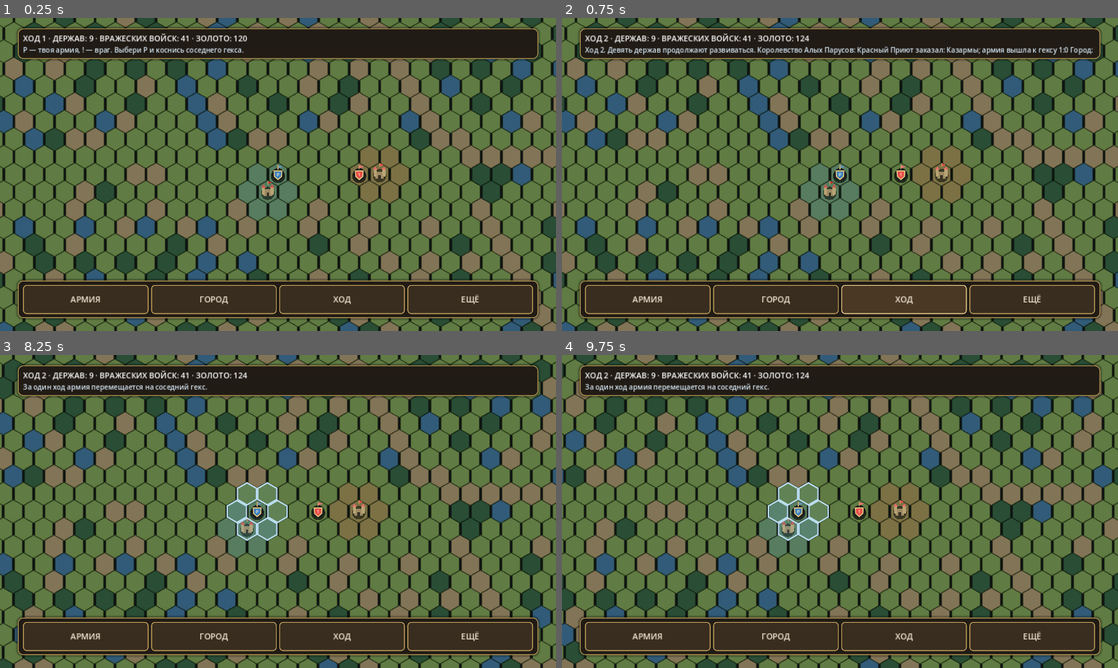
Above: before the commit, frames 1-4 (two rows, left to right).
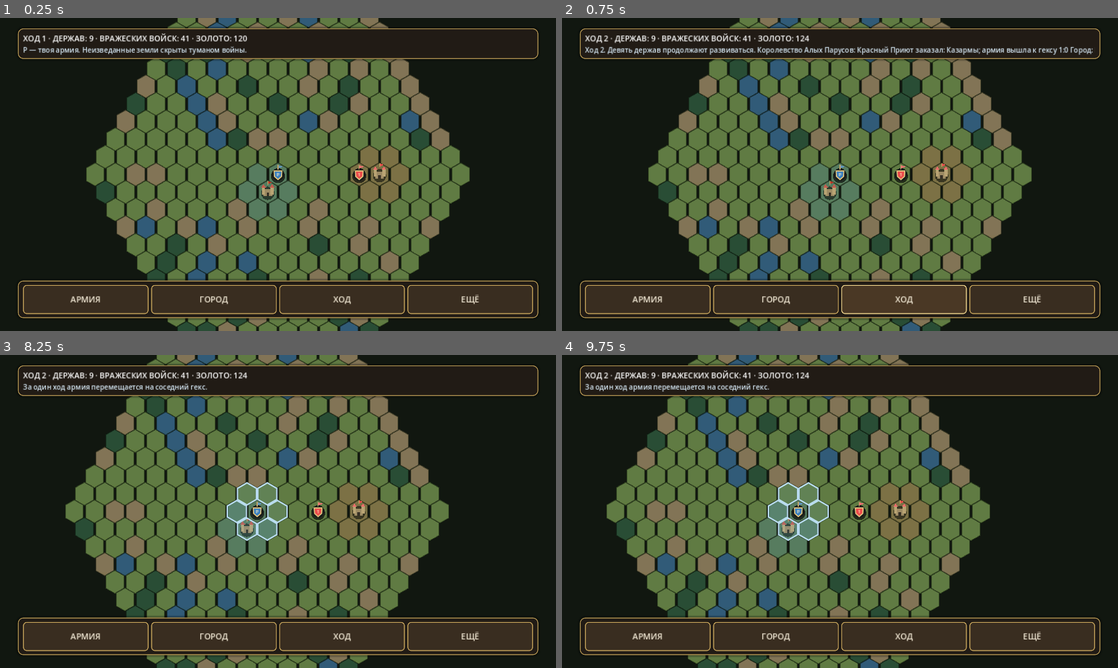
Above: after the commit, the same moments.

Repository: ilonadanelan1-code/-Project-Ember
Game: Godot game, scene res://scenes/strategy_map.tscn
Same seed, same stepped clock (60 frames per second), same inputs: the game is played once before the commit and once after it.
Inputs (mouse positions are in pixels of both pictures, inside the frame that each line leads up to):
- Up to frame 1 (0.25 s): no input
- Up to frame 2 (0.75 s): click "ХОД" at 0.5 s
- Up to frame 3 (8.25 s): click "АРМИЯ" at 1.25 s; click "ГОРОД" at 2 s; click "ЕЩЁ" at 2.75 s; click "НОВАЯ КАМПАНИЯ" at 3.5 s; click "НОВАЯ КАМПАНИЯ" at 4.25 s; click "НАСТРОЙКИ" at 5 s; click "КОРОЛЕВСТВА" at 5.75 s; click "ЗАКРЫТЬ" at 6.5 s; click "ЗАКРЫТЬ" at 7.25 s; tap Enter at 8 s; move the mouse to (400, 495) at 8.02 s; hold Right from 8.03 s (still down); hold Shift from 8.03 s (still down); click (400, 495) at 8.17 s
- Up to frame 4 (9.75 s): release Right at 8.75 s; release Shift at 8.75 s; tap Space at 8.75 s; drag from (728, 527) to (812, 574) at 8.77 s; tap Enter at 9.5 s; move the mouse to (895, 442) at 9.52 s; hold Right from 9.53 s (still down); tap Q at 9.6 s

The runs differ from the first frame. In frame 1, 33% of the frame differs, in the area x 0-100%, y 0-100%; in frame 2, 33%; in frame 3, 33%; in frame 4, 33%.

Commit message:
Add persistent fog of war and chunked map streaming

Diff:
--- a/project_ember/scripts/campaign_state.gd
+++ b/project_ember/scripts/campaign_state.gd
@@ -74,6 +74,12 @@
 var kingdoms: Array[Dictionary] = []
 var last_kingdom_events: Array[String] = []
 var battle_kingdom_id: int = -1
+var explored_cells: Dictionary = {}
+var visible_cells: Dictionary = {}
+
+const ARMY_VISION_RADIUS := 9
+const CITY_VISION_RADIUS := 4
+const SETTLER_VISION_RADIUS := 3
 
 # First playable city: the capital exists from the start. Settler-based expansion
 # is deliberately deferred until the basic city -> army -> battle loop is stable.
@@ -163,6 +169,9 @@
 	battle_in_progress = false
 	last_battle_result.clear()
 	last_battle_report_pending = false
+	explored_cells.clear()
+	visible_cells.clear()
+	refresh_fog_of_war()
 	if persist:
 		save_campaign()
 	else:
@@ -660,6 +669,71 @@
 		world_seed
 	)
 	_sync_primary_kingdom()
+	refresh_fog_of_war()
+
+
+func refresh_fog_of_war() -> void:
+	visible_cells.clear()
+	if not campaign_started:
+		return
+	if not player_units.is_empty():
+		_reveal_fog_area(player_cell, ARMY_VISION_RADIUS)
+	else:
+		_reveal_fog_area(city_cell, CITY_VISION_RADIUS)
+	for city_record in cities:
+		var cell := WorldGeneratorScript.array_to_cell(city_record.get("cell", []))
+		_reveal_fog_area(cell, CITY_VISION_RADIUS)
+	if settler_active:
+		_reveal_fog_area(settler_cell, SETTLER_VISION_RADIUS)
+
+
+func _reveal_fog_area(origin: Vector2i, radius: int) -> void:
+	for q in range(-radius, radius + 1):
+		for r in range(-radius, radius + 1):
+			var offset := Vector2i(q, r)
+			if WorldGeneratorScript.hex_distance(Vector2i.ZERO, offset) > radius:
+				continue
+			var cell := origin + offset
+			if not WorldGeneratorScript.is_inside_world(cell):
+				continue
+			var encoded := WorldGeneratorScript.encode_cell(cell)
+			if encoded < 0:
+				continue
+			visible_cells[encoded] = true
+			explored_cells[encoded] = true
+
+
+func is_cell_visible(cell: Vector2i) -> bool:
+	var encoded := WorldGeneratorScript.encode_cell(cell)
+	return encoded >= 0 and visible_cells.has(encoded)
+
+
+func is_cell_explored(cell: Vector2i) -> bool:
+	var encoded := WorldGeneratorScript.encode_cell(cell)
+	return encoded >= 0 and explored_cells.has(encoded)
+
+
+func get_explored_cell_count() -> int:
+	return explored_cells.size()
+
+
+func _serialize_explored_cells() -> Array[int]:
+	var result: Array[int] = []
+	for value in explored_cells.keys():
+		result.append(int(value))
+	result.sort()
+	return result
+
+
+func _load_explored_cells(value: Variant) -> void:
+	explored_cells.clear()
+	visible_cells.clear()
+	if value is Array:
+		for raw_value in value:
+			var encoded := int(raw_value)
+			var cell := WorldGeneratorScript.decode_cell(encoded)
+			if cell != Vector2i(9999, 9999):
+				explored_cells[encoded] = true
 
 
 func get_world_terrain(cell: Vector2i) -> String:
@@ -787,9 +861,11 @@
 	if battle_in_progress or _prevent_save_overwrite:
 		return false
 	_save_active_city()
+	refresh_fog_of_war()
 	var save_data := {
 		"version": SAVE_VERSION,
 		"world_seed": world_seed,
+		"explored_cells": _serialize_explored_cells(),
 		"kingdoms": kingdoms,
 		"campaign_lost": campaign_lost,
 		"turn_number": turn_number,
@@ -1009,6 +1085,10 @@
 	# the new world and the eight additional realms are generated around them.
 	if kingdoms.size() == KINGDOM_COUNT:
 		_sync_primary_kingdom()
+	_load_explored_cells(data.get("explored_cells", []))
+	# Old campaigns have no exploration array; reveal the area around current
+	# player sources while keeping all prior save fields and campaign data intact.
+	refresh_fog_of_war()
 	battle_in_progress = false
 	return true
 
--- a/project_ember/scripts/hex_map_batch_renderer.gd
+++ b/project_ember/scripts/hex_map_batch_renderer.gd
@@ -13,6 +13,8 @@
 var _quad: QuadMesh
 var _last_instance_count: int = 0
 var _last_zoom: float = -1.0
+var _last_lod_chunk_size: int = 1
+var _last_source_cell_count: int = 0
 
 
 func _ready() -> void:
@@ -33,6 +35,78 @@
 	_instance.texture = _make_hex_texture()
 	_instance.texture_filter = CanvasItem.TEXTURE_FILTER_LINEAR
 	add_child(_instance)
+
+
+func _draw() -> void:
+	# The empty world is the unexplored fog layer. Discovered tiles are drawn
+	# above this solid backdrop, so no hidden terrain data is exposed.
+	draw_rect(Rect2(Vector2.ZERO, get_viewport_rect().size), Color("#111710"), true)
+
+
+func set_map_tiles(
+		cells: Array[Vector2i],
+		centers: PackedVector2Array,
+		colors: PackedColorArray,
+		tile_size: Vector2,
+		zoom: float
+) -> void:
+	var source_count := mini(cells.size(), mini(centers.size(), colors.size()))
+	_last_source_cell_count = source_count
+	var chunk_size := 1
+	if zoom <= 0.22:
+		chunk_size = 6
+	if chunk_size == 1:
+		var direct_centers := PackedVector2Array()
+		var direct_colors := PackedColorArray()
+		direct_centers.resize(source_count)
+		direct_colors.resize(source_count)
+		for index in range(source_count):
+			direct_centers[index] = centers[index]
+			direct_colors[index] = colors[index]
+		_last_lod_chunk_size = 1
+		set_tiles(direct_centers, direct_colors, tile_size, zoom)
+		return
+
+	var buckets: Dictionary = {}
+	for index in range(source_count):
+		var cell := cells[index]
+		var bucket_key := Vector2i(
+			floori(float(cell.x) / float(chunk_size)),
+			floori(float(cell.y) / float(chunk_size))
+		)
+		if not buckets.has(bucket_key):
+			buckets[bucket_key] = {
+				"position": Vector2.ZERO,
+				"color": Color(0.0, 0.0, 0.0, 0.0),
+				"count": 0,
+			}
+		var bucket: Dictionary = buckets[bucket_key]
+		var bucket_position: Vector2 = bucket["position"]
+		var bucket_color: Color = bucket["color"]
+		bucket["position"] = bucket_position + centers[index]
+		bucket["color"] = bucket_color + colors[index]
+		bucket["count"] = int(bucket["count"]) + 1
+		buckets[bucket_key] = bucket
+
+	var lod_centers := PackedVector2Array()
+	var lod_colors := PackedColorArray()
+	for bucket_value in buckets.values():
+		var bucket: Dictionary = bucket_value
+		var count := int(bucket["count"])
+		if count <= 0:
+			continue
+		var average_color: Color = bucket["color"]
+		average_color /= float(count)
+		# A soft alpha at the boundary keeps partially explored chunks visually
+		# subordinate to fully explored terrain without revealing hidden details.
+		var coverage := clampf(float(count) / float(chunk_size * chunk_size), 0.0, 1.0)
+		average_color.a *= 0.28 + coverage * 0.72
+		var average_position: Vector2 = bucket["position"]
+		lod_centers.append(average_position / float(count))
+		lod_colors.append(average_color)
+
+	_last_lod_chunk_size = chunk_size
+	set_tiles(lod_centers, lod_colors, tile_size * float(chunk_size), zoom)
 
 
 func set_tiles(centers: PackedVector2Array, colors: PackedColorArray, tile_size: Vector2, zoom: float) -> void:
@@ -62,6 +136,14 @@
 
 func get_batched_draw_count() -> int:
 	return 1 if _last_instance_count > 0 else 0
+
+
+func get_lod_chunk_size() -> int:
+	return _last_lod_chunk_size
+
+
+func get_source_cell_count() -> int:
+	return _last_source_cell_count
 
 
 func get_texture() -> Texture2D:
--- a/project_ember/scripts/perf_overlay.gd
+++ b/project_ember/scripts/perf_overlay.gd
@@ -53,9 +53,11 @@
 	var map_stats := "Карта: —"
 	for map_renderer in get_tree().get_nodes_in_group("map_batch_renderer"):
 		if is_instance_valid(map_renderer) and map_renderer.has_method("get_tile_instance_count"):
-			map_stats = "Гексы на экране: %d · Батчей рельефа: %d" % [
+			map_stats = "Разведано: %d · В окне: %d · Батч: %d · LOD: x%d" % [
+				CampaignState.get_explored_cell_count(),
+				int(map_renderer.call("get_source_cell_count")),
 				int(map_renderer.call("get_tile_instance_count")),
-				int(map_renderer.call("get_batched_draw_count")),
+				int(map_renderer.call("get_lod_chunk_size")),
 			]
 			break
 	_label.text = "FPS: %d · CPU: %.1f ms · Draw calls: %d\\nОбъекты: %d · Примитивы: %d\\nУзлы: %d · RAM: %s · GPU: %s\\n%s" % [
--- a/project_ember/scripts/strategy_map.gd
+++ b/project_ember/scripts/strategy_map.gd
@@ -12,8 +12,7 @@
 const WorldGeneratorScript = preload("res://scripts/world_generator.gd")
 const HexMapBatchRendererScript = preload("res://scripts/hex_map_batch_renderer.gd")
 
-## First playable strategic-map slice: a compact axial-hex map, one player army,
-## one neutral enemy army, turn-based movement and transition to tactical combat.
+## Explored-world strategic map: fog of war, viewport streaming and AI kingdom markers.
 
 const MAP_RADIUS := WorldGeneratorScript.WORLD_RADIUS
 const HEX_SIZE := 30.0
@@ -61,7 +60,7 @@
 var _hero_skill_buttons: Dictionary = {}
 var _city_building_buttons: Dictionary = {}
 var _city_recruit_buttons: Dictionary = {}
-var _message_text: String = "P — твоя армия, ! — враг. Выбери P и коснись соседнего гекса."
+var _message_text: String = "P — твоя армия. Неизведанные земли скрыты туманом войны."
 var _safe_area: SafeAreaContainer
 var _gesture_router: TouchGestureRouter
 var _toast_manager: ToastManager
@@ -106,16 +105,18 @@
 			tint = tint.lerp(PLAYER_TEAM_COLOR, 0.22)
 		elif owner_id >= 0:
 			tint = tint.lerp(_kingdom_color(owner_id), 0.20)
+		if not CampaignState.is_cell_visible(cell):
+			tint = tint.darkened(0.58)
 		colors[index] = tint
 	if is_instance_valid(_terrain_renderer):
-		_terrain_renderer.set_tiles(centers, colors, Vector2(56.0, 64.0), _map_zoom)
-
-	# Only strategic entities use individual drawing commands. The thousands of
-	# terrain hexes above are submitted by one MultiMesh draw batch.
+		_terrain_renderer.set_map_tiles(_cells, centers, colors, Vector2(56.0, 64.0), _map_zoom)
+
+	# Explored cities remain on the map as remembered locations. Enemy armies,
+	# unlike cities, are shown only while currently inside the player's sight.
 	for city_data in CampaignState.cities:
 		var cell := WorldGeneratorScript.array_to_cell(city_data.get("cell", []))
 		var center := _hex_center(cell)
-		if _point_is_visible(center, 36.0 * _map_zoom):
+		if CampaignState.is_cell_explored(cell) and _point_is_visible(center, 36.0 * _map_zoom):
 			_draw_city_marker(center, Palette.MAP_CITY_FLAG)
 
 	for kingdom_index in range(CampaignState.kingdoms.size()):
@@ -124,18 +125,19 @@
 		for city_data in kingdom.get("cities", []):
 			var cell := WorldGeneratorScript.array_to_cell(city_data.get("cell", []))
 			var center := _hex_center(cell)
-			if _point_is_visible(center, 36.0 * _map_zoom):
-				_draw_city_marker(center, faction_color)
+			if CampaignState.is_cell_explored(cell) and _point_is_visible(center, 36.0 * _map_zoom):
+				var remembered_color := faction_color if CampaignState.is_cell_visible(cell) else faction_color.darkened(0.58)
+				_draw_city_marker(center, remembered_color)
 		var army: Array = kingdom.get("army", [])
 		if not army.is_empty():
 			var army_cell := WorldGeneratorScript.array_to_cell(kingdom.get("army_cell", []))
 			var army_center := _hex_center(army_cell)
-			if _point_is_visible(army_center, 30.0 * _map_zoom):
+			if CampaignState.is_cell_visible(army_cell) and _point_is_visible(army_center, 30.0 * _map_zoom):
 				_draw_army_marker(army_cell, faction_color, str(kingdom_index + 1))
 
 	if CampaignState.settler_active:
 		var settler_center := _hex_center(CampaignState.settler_cell)
-		if _point_is_visible(settler_center, 24.0 * _map_zoom):
+		if CampaignState.is_cell_visible(CampaignState.settler_cell) and _point_is_visible(settler_center, 24.0 * _map_zoom):
 			_draw_settler_marker(settler_center)
 	if not CampaignState.player_units.is_empty():
 		var player_center := _hex_center(CampaignState.player_cell)
@@ -169,6 +171,8 @@
 
 
 func _get_visible_map_cells() -> Array[Vector2i]:
+	# Choose the cheaper source: scan the small viewport rectangle when zoomed
+	# in, or scan the sparse explored-cell index when zoomed out over the world.
 	var result: Array[Vector2i] = []
 	var viewport_size := get_viewport_rect().size
 	if viewport_size.x <= 0.0 or viewport_size.y <= 0.0:
@@ -194,13 +198,26 @@
 	var q_end := mini(MAP_RADIUS, ceili(max_q) + 2)
 	var r_start := maxi(-MAP_RADIUS, floori(min_r) - 2)
 	var r_end := mini(MAP_RADIUS, ceili(max_r) + 2)
-	for q in range(q_start, q_end + 1):
-		for r in range(r_start, r_end + 1):
-			var cell := Vector2i(q, r)
-			if not WorldGeneratorScript.is_inside_world(cell):
+	var rectangle_candidates := maxi(0, q_end - q_start + 1) * maxi(0, r_end - r_start + 1)
+
+	if rectangle_candidates <= CampaignState.explored_cells.size():
+		for q in range(q_start, q_end + 1):
+			for r in range(r_start, r_end + 1):
+				var cell := Vector2i(q, r)
+				if not WorldGeneratorScript.is_inside_world(cell) or not CampaignState.is_cell_explored(cell):
+					continue
+				var world_center := _hex_world_position(cell)
+				if absf(world_center.x - _camera_center_world.x) <= half_world.x and absf(world_center.y - _camera_center_world.y) <= half_world.y:
+					result.append(cell)
+	else:
+		for encoded_value in CampaignState.explored_cells.keys():
+			var cell := WorldGeneratorScript.decode_cell(int(encoded_value))
+			if cell == Vector2i(9999, 9999):
 				continue
 			var world_center := _hex_world_position(cell)
-			if absf(world_center.x - _camera_center_world.x) > half_world.x or absf(world_center.y - _camera_center_world.y) > half_world.y:
+			if absf(world_center.x - _camera_center_world.x) > half_world.x:
+				continue
+			if absf(world_center.y - _camera_center_world.y) > half_world.y:
 				continue
 			result.append(cell)
 	return result
@@ -941,6 +958,10 @@
 	var cell := _screen_to_cell(screen_position)
 	if cell == Vector2i(9999, 9999):
 		return
+	if not CampaignState.is_cell_explored(cell):
+		_message_text = "Эта область скрыта туманом войны. Сначала подведи туда армию или поселенца."
+		_refresh_ui()
+		return
 
 	if CampaignState.settler_active and cell == CampaignState.settler_cell:
 		_settler_selected = true
@@ -978,7 +999,7 @@
 		queue_redraw()
 		return
 
-	var target_kingdom_id := CampaignState.get_kingdom_index_at_army(cell)
+	var target_kingdom_id := CampaignState.get_kingdom_index_at_army(cell) if CampaignState.is_cell_visible(cell) else -1
 	if target_kingdom_id >= 0:
 		_selected_kingdom_id = target_kingdom_id
 		var target_kingdom: Dictionary = CampaignState.kingdoms[target_kingdom_id]
--- a/project_ember/scripts/world_generator.gd
+++ b/project_ember/scripts/world_generator.gd
@@ -52,6 +52,23 @@
 	return [cell.x, cell.y]
 
 
+static func encode_cell(cell: Vector2i) -> int:
+	if not is_inside_world(cell):
+		return -1
+	var width := WORLD_RADIUS * 2 + 1
+	return (cell.x + WORLD_RADIUS) * width + (cell.y + WORLD_RADIUS)
+
+
+static func decode_cell(encoded: int) -> Vector2i:
+	var width := WORLD_RADIUS * 2 + 1
+	if encoded < 0 or encoded >= width * width:
+		return Vector2i(9999, 9999)
+	var q := floori(float(encoded) / float(width)) - WORLD_RADIUS
+	var r := posmod(encoded, width) - WORLD_RADIUS
+	var cell := Vector2i(q, r)
+	return cell if is_inside_world(cell) else Vector2i(9999, 9999)
+
+
 static func array_to_cell(value: Variant, fallback: Vector2i = Vector2i.ZERO) -> Vector2i:
 	if value is Array and value.size() >= 2:
 		return Vector2i(int(value[0]), int(value[1]))
--- a/project_ember/tests/map_batch_renderer_smoke_test.gd
+++ b/project_ember/tests/map_batch_renderer_smoke_test.gd
@@ -27,11 +27,13 @@
 
 	var centers := PackedVector2Array()
 	var colors := PackedColorArray()
+	var cells: Array[Vector2i] = []
 	for index in range(1024):
 		var column := index % 32
 		var row := int(index / 32)
 		centers.append(Vector2(float(column) * 52.0, float(row) * 45.0))
 		colors.append(Color(0.35 + float(index % 3) * 0.1, 0.55, 0.35, 1.0))
+		cells.append(Vector2i(column, row))
 	renderer.set_tiles(centers, colors, Vector2(56.0, 64.0), 0.9)
 
 	_check(renderer.get_tile_instance_count() == 1024, "1024 visible hexes use 1024 instances")
@@ -43,6 +45,15 @@
 	renderer.set_tiles(small_centers, small_colors, Vector2(56.0, 64.0), 0.5)
 	_check(renderer.get_tile_instance_count() == 2, "renderer correctly resizes to a smaller visible region")
 	_check(renderer.get_batched_draw_count() == 1, "smaller view remains one batch")
+
+	renderer.set_map_tiles(cells, centers, colors, Vector2(56.0, 64.0), 0.9)
+	_check(renderer.get_lod_chunk_size() == 1, "close zoom keeps individual hex detail")
+	_check(renderer.get_tile_instance_count() == 1024, "close zoom renders every supplied discovered hex")
+
+	renderer.set_map_tiles(cells, centers, colors, Vector2(56.0, 64.0), 0.1)
+	_check(renderer.get_lod_chunk_size() == 6, "continent zoom activates six-hex LOD chunks")
+	_check(renderer.get_tile_instance_count() <= 36, "1,024 discovered tiles collapse into at most 36 LOD chunks")
+	_check(renderer.get_batched_draw_count() == 1, "LOD chunks remain a single terrain batch")
 
 	renderer.set_tiles(PackedVector2Array(), PackedColorArray(), Vector2(56.0, 64.0), 0.5)
 	_check(renderer.get_tile_instance_count() == 0, "renderer releases visible instances when no cells are visible")
--- a/project_ember/tests/world_campaign_smoke_test.gd
+++ b/project_ember/tests/world_campaign_smoke_test.gd
@@ -48,12 +48,26 @@
 	_check(state.get_world_terrain(Vector2i(2, 0)) == "plain", "starting conflict corridor is passable")
 	_check(state.get_world_terrain(Vector2i(500, 500)) == "void", "coordinates outside the world are rejected")
 	_check(state.get_world_terrain(Vector2i(20, 18)) == state.get_world_terrain(Vector2i(20, 18)), "procedural terrain is deterministic")
+	_check(WorldScript.decode_cell(WorldScript.encode_cell(Vector2i(-11, 0))) == Vector2i(-11, 0), "fog cell coordinates encode and decode safely")
+	_check(state.is_cell_visible(state.player_cell), "player army has active vision around its current position")
+	_check(state.is_cell_explored(state.player_cell), "current player position is permanently explored")
+	_check(not state.is_cell_explored(Vector2i(20, 20)), "distant terrain starts hidden by fog of war")
+	var initial_explored_count := state.get_explored_cell_count()
+	_check(initial_explored_count > 250 and initial_explored_count < 450, "initial vision reveals only a compact local region")
 
 	var first_army_before := WorldScript.array_to_cell(state.kingdoms[0].get("army_cell", []))
 	state.advance_campaign_turn()
 	_check(state.turn_number == 2, "campaign turn advances")
 	var first_army_after := WorldScript.array_to_cell(state.kingdoms[0].get("army_cell", []))
 	_check(first_army_after != first_army_before, "first kingdom moves its army on its scheduled AI turn")
+
+	var remembered_cell := Vector2i(-11, 0)
+	state.player_cell = Vector2i(15, 0)
+	state.refresh_fog_of_war()
+	_check(state.is_cell_visible(Vector2i(24, 0)), "moving the army reveals newly visible terrain")
+	_check(state.is_cell_explored(remembered_cell), "previously discovered terrain remains remembered")
+	_check(not state.is_cell_visible(remembered_cell), "remembered terrain is no longer currently visible")
+	_check(not state.is_cell_explored(Vector2i(40, 35)), "unvisited distant terrain remains hidden")
 	for index in range(state.kingdoms.size()):
 		var kingdom: Dictionary = state.kingdoms[index]
 		_check(not str(kingdom.get("last_action", "")).is_empty(), "kingdom %d performs an AI turn" % (index + 1))
@@ -84,6 +98,10 @@
 	_check(str(state.kingdoms[3].get("name", "")) == expected_kingdom_name, "save/load preserves kingdom identities")
 	_check(state.kingdoms.size() == 9, "save/load preserves all nine AI kingdoms")
 	_check(state.get_total_enemy_units() >= total_starting_units, "save/load preserves AI armies")
+	_check(state.is_cell_explored(remembered_cell), "save/load preserves previously explored fog cells")
+	_check(state.is_cell_visible(state.player_cell), "save/load restores current player vision")
+	_check(not state.is_cell_visible(remembered_cell), "save/load does not mark distant memories as currently visible")
+	_check(not state.is_cell_explored(Vector2i(40, 35)), "save/load keeps unknown terrain hidden")
 
 	state.queue_free()
 	await process_frame
Not shown, changed: project_ember/VERSION.txt
Not shown, changed: project_ember/ANDROID_START.md
Not shown, changed: project_ember/CHANGELOG.md
Not shown, changed: project_ember/TASKS.md
